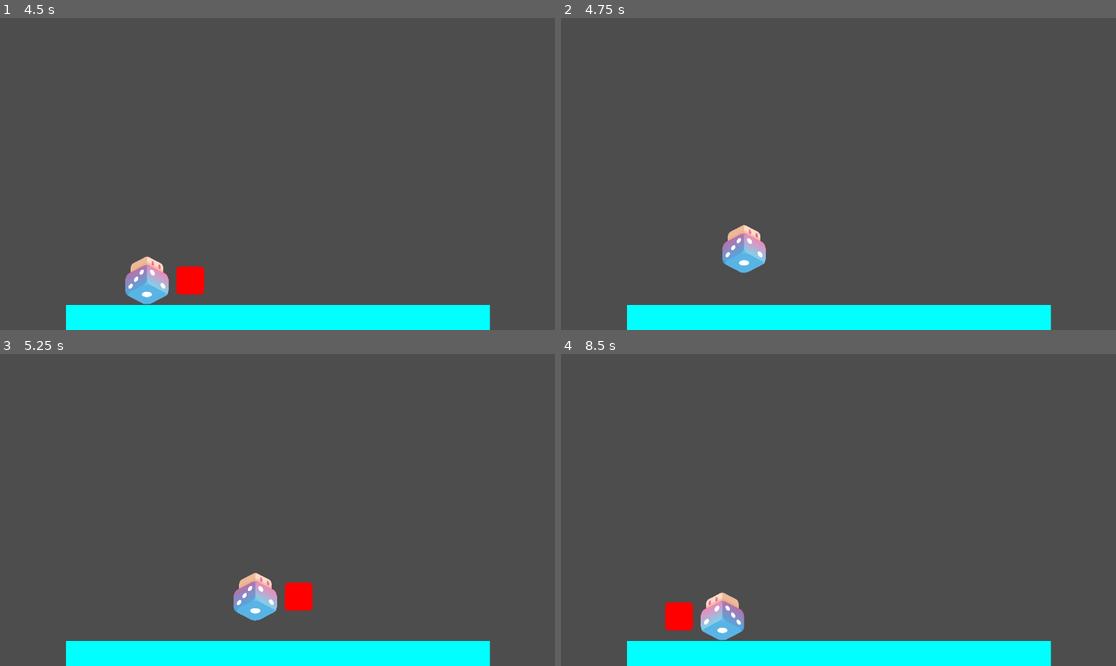
Above: before the commit, frames 1-4 (two rows, left to right).
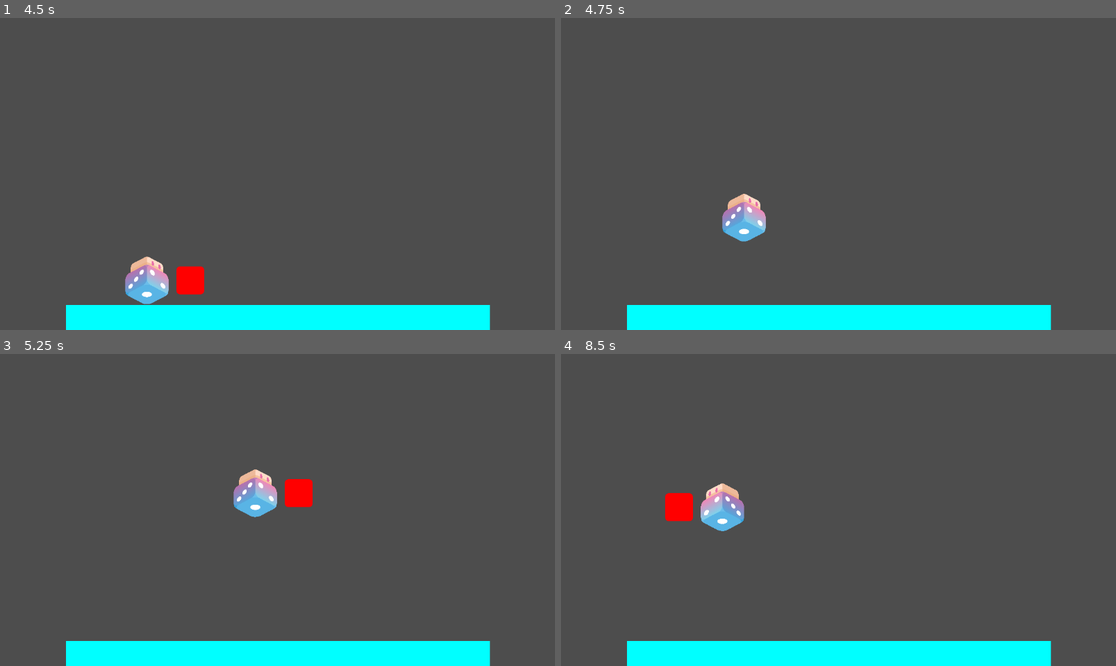
Above: after the commit, the same moments.

Repository: PlaySorbonne/projet-pixel
Game: Godot game, scene res://scenes/Menus/MenuPersistent.tscn
Same seed, same stepped clock (60 frames per second), same inputs: the game is played once before the commit and once after it. The engine's default icon, where the game draws it, is replaced by a stand-in: a white triangle on a blue panel in a dark square.
Inputs:
- Up to frame 1 (4.5 s): click "Start" at 0.5 s; tap Enter (attack) at 1.25, 2.85, 3.8, 4.35 s; hold D (right) 1.28-2 s; hold Enter (attack) 1.28-2 s; tap Space (jump) at 1.52, 3.02 s; click "Play game" at 2 s; hold D (right) 2.78-3.53 s; hold A (left) 3.53-4.28 s; hold Shift (special) 3.53-4.28 s; hold D (right) from 4.28 s (still down)
- Up to frame 2 (4.75 s): keep holding D (right); tap Space (jump) at 4.52 s
- Up to frame 3 (5.25 s): keep holding D (right); hold Enter (attack) from 5.03 s (still down)
- Up to frame 4 (8.5 s): tap Space (jump) at 5.27, 6.02, 7.52, 8.27 s; release D (right) at 5.78 s; release Enter (attack) at 5.78 s; hold A (left) 5.78-6.53 s; tap Shift (special) at 5.85 s; tap Enter (attack) at 6.05, 7.35, 8.3 s; hold D (right) 6.53-7.28 s; hold Enter (attack) 6.53-7.28 s; hold A (left) from 7.28 s (still down); hold Shift (special) from 8.03 s (still down)

Frame 1 is identical in both runs. In frame 2, 1.6% of the frame differs, in the area x 29-37%, y 56-82%; in frame 3, 2.7%; in frame 4, 2.7%, in the area x 18-34%, y 41-92%.

Commit message:
added basic attack + respawn loop + blink when hit

Diff:
--- a/scenes/Characters/Elements/AttackHitbox.tscn
+++ b/scenes/Characters/Elements/AttackHitbox.tscn
@@ -7,6 +7,8 @@
 size = Vector2(60, 60)
 
 [node name="Hitbox" type="Area2D"]
+collision_layer = 0
+collision_mask = 3
 script = ExtResource("1_tt78l")
 
 [node name="CollisionShape2D" type="CollisionShape2D" parent="."]
@@ -14,6 +16,7 @@
 
 [node name="Sprite2D" type="Sprite2D" parent="."]
 modulate = Color(100, 0, 0, 1)
+z_index = 1
 scale = Vector2(0.45, 0.45)
 texture = ExtResource("2_idmsv")
 
--- a/scenes/Characters/Fighter.tscn
+++ b/scenes/Characters/Fighter.tscn
@@ -1,12 +1,14 @@
-[gd_scene load_steps=4 format=3 uid="uid://dlo5qcfkkb5ti"]
+[gd_scene load_steps=5 format=3 uid="uid://dlo5qcfkkb5ti"]
 
 [ext_resource type="Script" path="res://scripts/FighterCharacter.gd" id="1_phwhv"]
 [ext_resource type="Texture2D" uid="uid://c4xo86p4oj20a" path="res://sprites/champsu_only.svg" id="2_7jhj1"]
+[ext_resource type="Script" path="res://scripts/HitEffect.gd" id="3_p5dbx"]
 
 [sub_resource type="RectangleShape2D" id="RectangleShape2D_re781"]
 size = Vector2(90, 100)
 
 [node name="Fighter" type="CharacterBody2D"]
+collision_layer = 2
 script = ExtResource("1_phwhv")
 
 [node name="Sprite2D" type="Sprite2D" parent="."]
@@ -21,3 +23,9 @@
 
 [node name="InvincibilityTimer" type="Timer" parent="."]
 one_shot = true
+
+[node name="HitEffect" type="Node" parent="."]
+script = ExtResource("3_p5dbx")
+sprite_path = NodePath("../Sprite2D")
+
+[connection signal="timeout" from="InvincibilityTimer" to="." method="_on_invincibility_timer_timeout"]
--- a/scenes/Characters/Player.tscn
+++ b/scenes/Characters/Player.tscn
@@ -7,4 +7,6 @@
 script = ExtResource("2_7jbn1")
 attack_damage = 1
 attack_intensity = 1
-attack_duration = 0.4
+attack_duration = 0.125
+attack_wind_up = 0.0
+attack_recovery = 0.3
--- a/scripts/FighterCharacter.gd
+++ b/scripts/FighterCharacter.gd
@@ -11,6 +11,7 @@
 var hitpoints := max_hitpoints
 var alive := false
 var active := false
+var in_invincibility_time := false
 
 static var number_of_characters := 0
 
@@ -27,6 +28,7 @@
 	team = character_id # to remove if we decide to do team battles
 
 func spawn(location : Vector2):
+	hitpoints = max_hitpoints
 	position = location
 	scale = Vector2.ZERO
 	visible = true
@@ -43,11 +45,18 @@
 	set_process_input(new_activity)
 
 func hit(damage : int):
-	if not alive:
+	if in_invincibility_time or not alive:
 		return
 	hitpoints -= damage
+	$HitEffect.trigger_hit_effect()
 	if hitpoints < 0:
 		death()
+	else:
+		in_invincibility_time = true
+		$InvincibilityTimer.start(invincibility_time)
+
+func _on_invincibility_timer_timeout():
+	in_invincibility_time = false
 
 func death():
 	if not alive:
--- /dev/null
+++ b/scripts/HitEffect.gd
@@ -0,0 +1,12 @@
+extends Node
+class_name HitEffect
+
+@export var sprite_path : NodePath
+@onready var sprite_node : Node2D = get_node(sprite_path)
+
+func trigger_hit_effect(duration := 1.0, blink_delay := 0.2):
+	for _i in range(int(duration / blink_delay)):
+		sprite_node.modulate = Color(100, 1, 1)
+		await get_tree().create_timer(blink_delay/2.0).timeout
+		sprite_node.modulate = Color(1, 1, 1)
+		await get_tree().create_timer(blink_delay/2.0).timeout
--- a/scripts/player.gd
+++ b/scripts/player.gd
@@ -4,11 +4,13 @@
 enum Controls {KEYBOARD, CONTROLLER}
 
 const SPEED = 300.0
-const JUMP_VELOCITY = -400.0
+const JUMP_VELOCITY = -700.0
 
 @export var attack_damage := 1
 @export var attack_intensity := 1 #for breaking super armor and flying velocity
-@export var attack_duration := 0.4
+@export var attack_duration := 0.125
+@export var attack_wind_up := 0.0
+@export var attack_recovery := 0.3
 
 
 var control_device: int = 0
@@ -16,6 +18,7 @@
 var gravity = ProjectSettings.get_setting("physics/2d/default_gravity")
 @onready var AttackLocation = $AttackLocation
 var facing_right := true
+var can_attack := true
 
 func set_control_device(device: int):
 	control_device = device
@@ -41,8 +44,7 @@
 			velocity.y = JUMP_VELOCITY
 
 		if event.is_action_pressed("attack"):
-			Hitbox.spawn_hitbox(self, attack_damage, AttackLocation.position, 0.3, true,
-				attack_intensity, Vector2.ONE)
+			attack()
 
 		elif event.is_action_pressed("special"):
 			print("character [" + str(character_id) + "] special !")
@@ -57,6 +59,18 @@
 		event.is_action_released("left") && velocity.x < 0):
 			velocity.x = 0
 
+func attack():
+	if not can_attack:
+		return
+	can_attack = false
+	if attack_wind_up > 0:
+		await get_tree().create_timer(attack_wind_up).timeout
+	Hitbox.spawn_hitbox(self, attack_damage, AttackLocation.position, 0.3, true,
+	attack_intensity, Vector2.ONE)
+	if attack_recovery > 0:
+		await get_tree().create_timer(attack_duration+attack_recovery).timeout
+	can_attack = true
+
 func check_turn(right  : bool):
 	if right != facing_right:
 		facing_right = right
